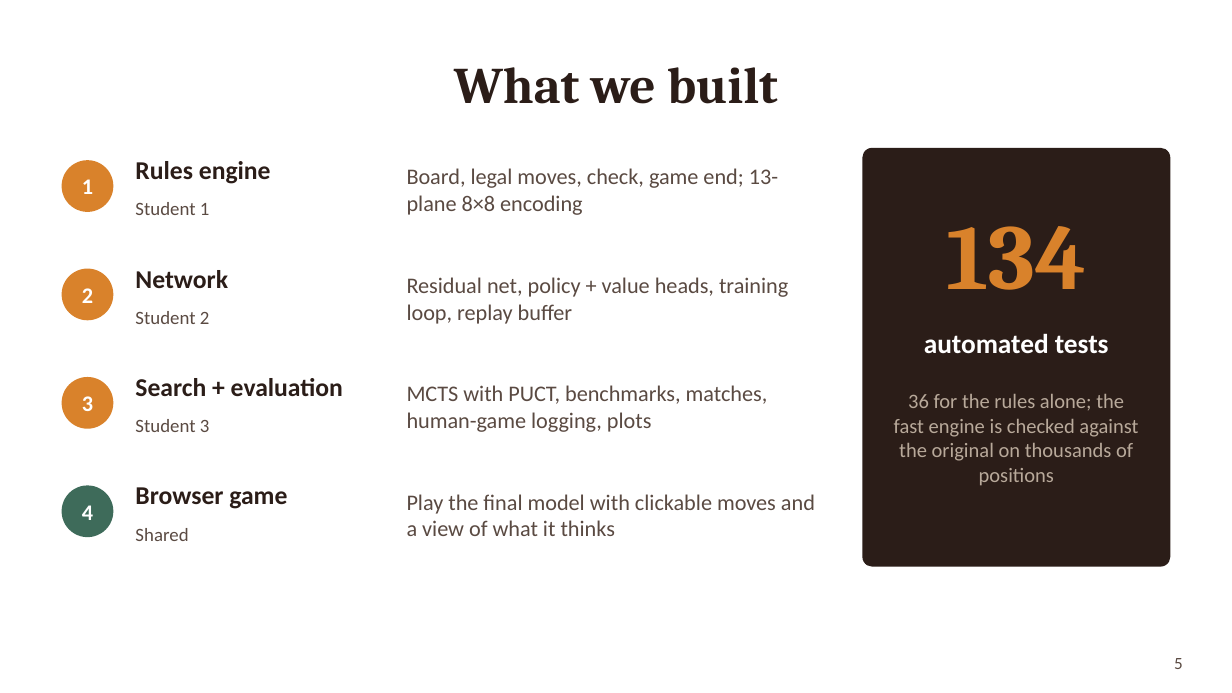
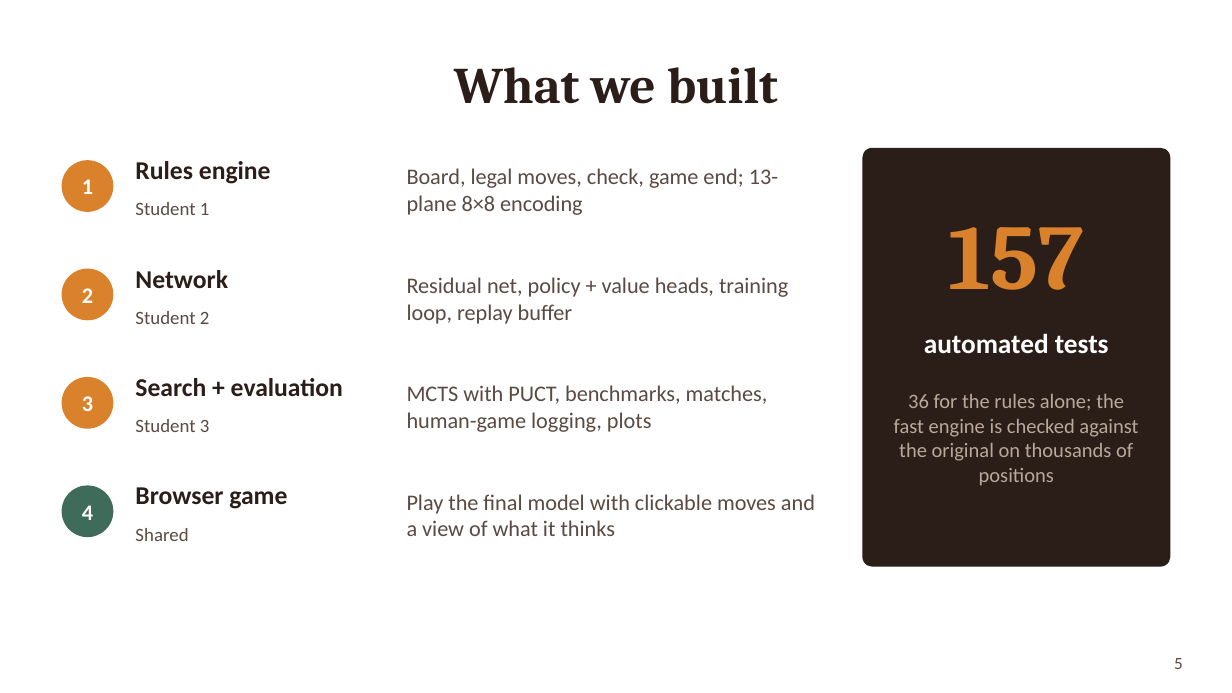
Before and after one commit to f20241463-cmd/CS-F407-chaturanga, a slide deck: slide 5 of report/ChaturangZero_Slides.pptx. Drawn at 1232x693 pixels with LibreOffice and Linux fonts; fonts in the diff are those of the drawing. Boxes give left, top, right and bottom in pixels: in the first picture for what was removed or moved away, otherwise in the second. Text is boxed around its words. In the diff, an @@ line names an element or a change of style, - is before the commit and + after.

```diff
--- a/report/ChaturangZero_Slides.pptx
+++ b/report/ChaturangZero_Slides.pptx
@@ text at (948,227,1084,290): text changed @@
-134
+157
```
Also in this commit, not shown: 12 other files.
